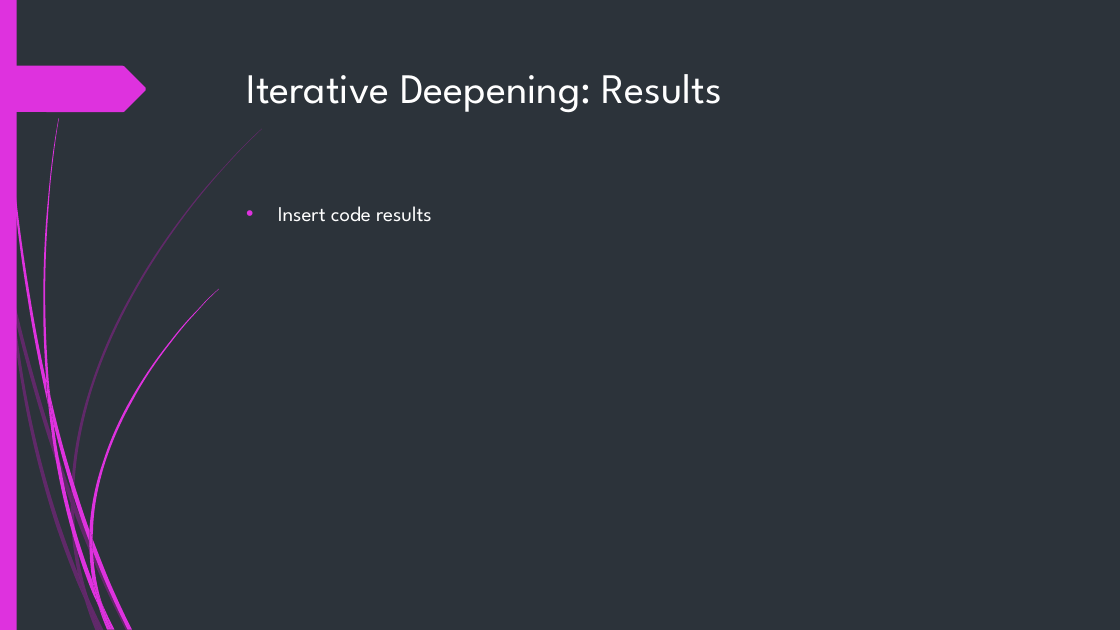
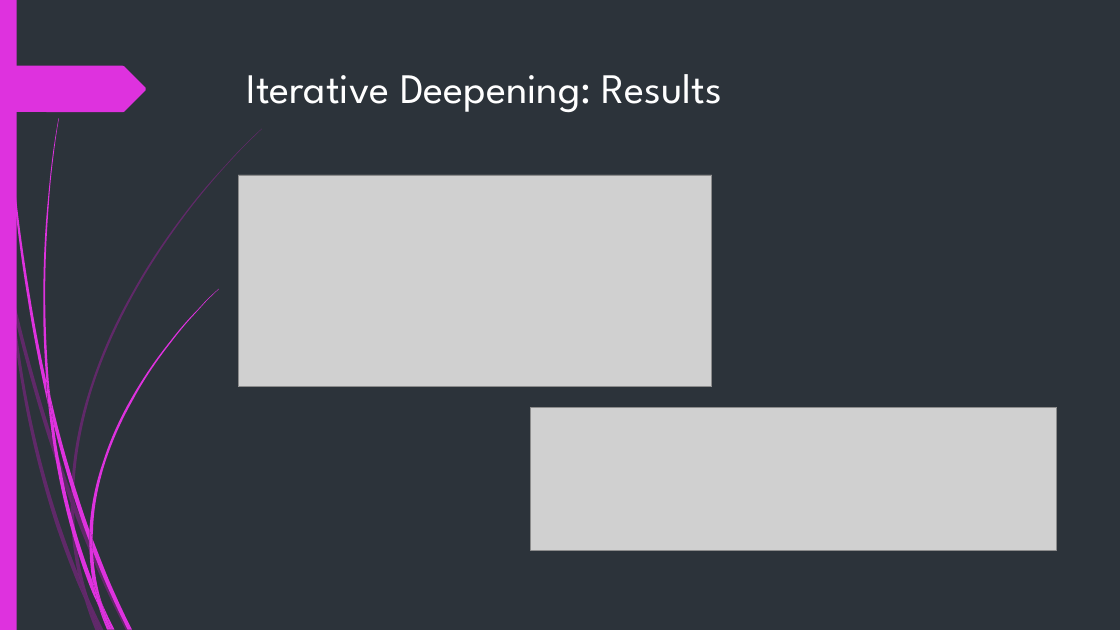
Before and after one commit to x-mizu/CM-and-AI-Coursework-2, a slide deck: slide 4 of Presentation/Group 14 Slides.pptx. Drawn at 1120x630 pixels with LibreOffice and Linux fonts; fonts in the diff are those of the drawing; grey boxes stand for pictures. Boxes give left, top, right and bottom in pixels: in the first picture for what was removed or moved away, otherwise in the second. Text is boxed around its words. In the diff, an @@ line names an element or a change of style, - is before the commit and + after.

Commit message:
Added answers provided, need output on ID Slide.

```diff
--- a/Presentation/Group 14 Slides.pptx
+++ b/Presentation/Group 14 Slides.pptx
@@ picture added at box(239, 175, 712, 386) @@
@@ text removed at box(278, 206, 432, 222) @@
-• Insert code results
@@ picture added at box(531, 408, 1057, 551) @@
```
